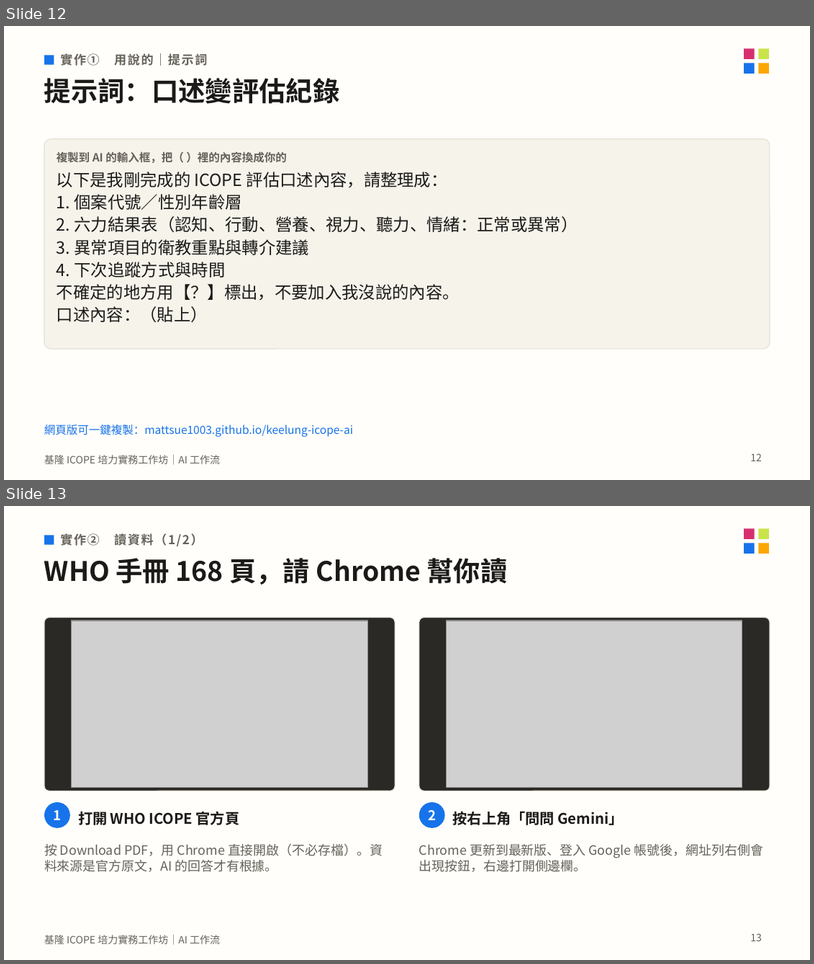
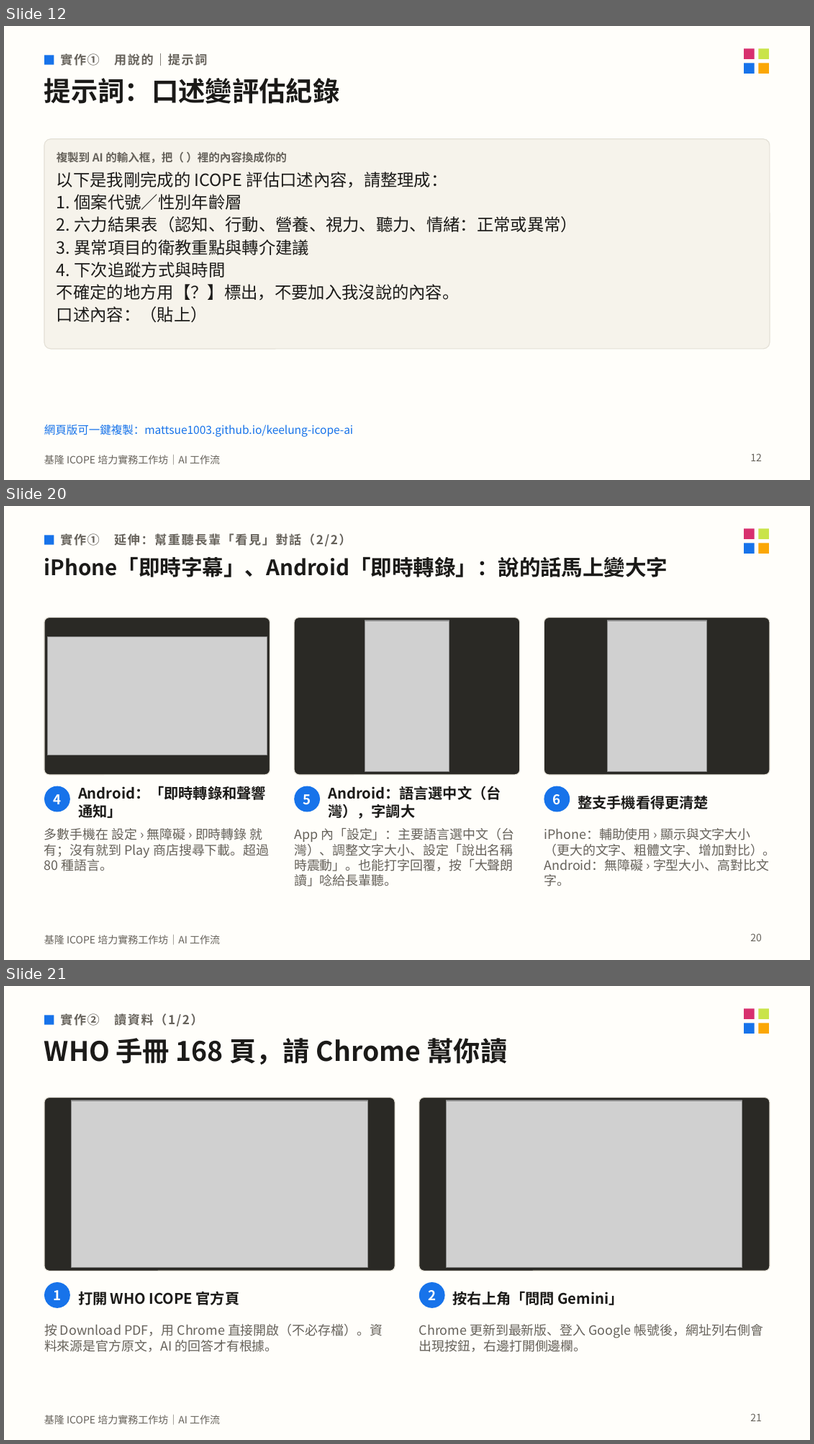
Before and after one commit to mattsue1003/keelung-icope-ai, a slide deck: 基隆ICOPE_AI工作坊_講義.pptx. Shown one above the other, each under a label of ours: slides 12 and 13 before the commit, slides 12, 20 and 21 after it; the slides between them are not shown. The pictures are 814x964 and 814x1444 pixels, drawn with LibreOffice and Linux fonts; fonts in the diff are those of the drawing; grey boxes stand for pictures. Boxes give left, top, right and bottom in pixels: in the first picture for what was removed or moved away, otherwise in the second. Text is boxed around its words. In the diff, an @@ line names an element or a change of style, - is before the commit and + after.

```diff
--- a/基隆ICOPE_AI工作坊_講義.pptx
+++ b/基隆ICOPE_AI工作坊_講義.pptx
@@ slide 20 added at <box>4,506,810,960</box>, background #FFFEFA; not listed: 5 template elements that a slide beside it also shows @@
@@ rectangle added at <box>44,535,54,545</box>, fill #1773EA @@
@@ text added at <box>60,533,352,546</box>, 11 pt, text #66625B, bold @@
+實作① 延伸：幫重聽長輩「看見」對話（2/2）
@@ text added at <box>44,557,668,577</box>, 19 pt, text #1B1A18, bold @@
+iPhone「即時字幕」、Android「即時轉錄」：說的話馬上變大字
@@ rounded rectangle added at <box>44,618,270,775</box>, fill #2A2925, outline #E4E0D6 0.75 pt @@
@@ rounded rectangle added at <box>294,618,520,775</box>, fill #2A2925, outline #E4E0D6 0.75 pt @@
@@ picture added at <box>365,620,450,771</box> @@
@@ rounded rectangle added at <box>544,618,770,775</box>, fill #2A2925, outline #E4E0D6 0.75 pt @@
@@ picture added at <box>607,620,707,771</box> @@
@@ picture added at <box>47,636,267,754</box> @@
@@ ellipse added at <box>44,786,70,811</box>, fill #1773EA @@
@@ text added at <box>78,785,266,818</box>, 13 pt, text #1B1A18, bold @@
+Android：「即時轉錄和聲響通知」
@@ ellipse added at <box>294,786,320,811</box>, fill #1773EA @@
@@ text added at <box>328,785,502,818</box>, 13 pt, text #1B1A18, bold @@
+Android：語言選中文（台灣），字調大
@@ ellipse added at <box>544,786,570,811</box>, fill #1773EA @@
@@ text added at <box>53,794,61,804</box>, 12 pt, text #FFFFFF, bold @@
+4
@@ text added at <box>304,794,311,805</box>, 12 pt, text #FFFFFF, bold @@
+5
@@ text added at <box>553,794,561,804</box>, 12 pt, text #FFFFFF, bold @@
+6
@@ text added at <box>578,795,709,809</box>, 13 pt, text #1B1A18, bold @@
+整支手機看得更清楚
@@ text added at <box>44,828,269,871</box>, 11.5 pt, text #66625B @@
+多數手機在 設定 › 無障礙 › 即時轉錄 就有；沒有就到 Play 商店搜尋下載。超過 80 種語言。
@@ text added at <box>294,828,514,886</box>, 11.5 pt, text #66625B @@
+App 內「設定」：主要語言選中文（台灣）、調整文字大小、設定「說出名稱時震動」。也能打字回覆，按「大聲朗讀」唸給長輩聽。
@@ text added at <box>544,828,777,886</box>, 11.5 pt, text #66625B @@
+iPhone：輔助使用 › 顯示與文字大小（更大的文字、粗體文字、增加對比）。Android：無障礙 › 字型大小、高對比文字。
@@ page number added at <box>751,933,762,941</box>, 9 pt, text #66625B @@
+20
@@ what was slide 13 is now slide 21 @@
@@ page number at <box>751,1413,762,1421</box>: text changed @@
-13
+21
```
Also in this commit, not shown: 2 slides changed, 7 other slides added, 19 other files.
